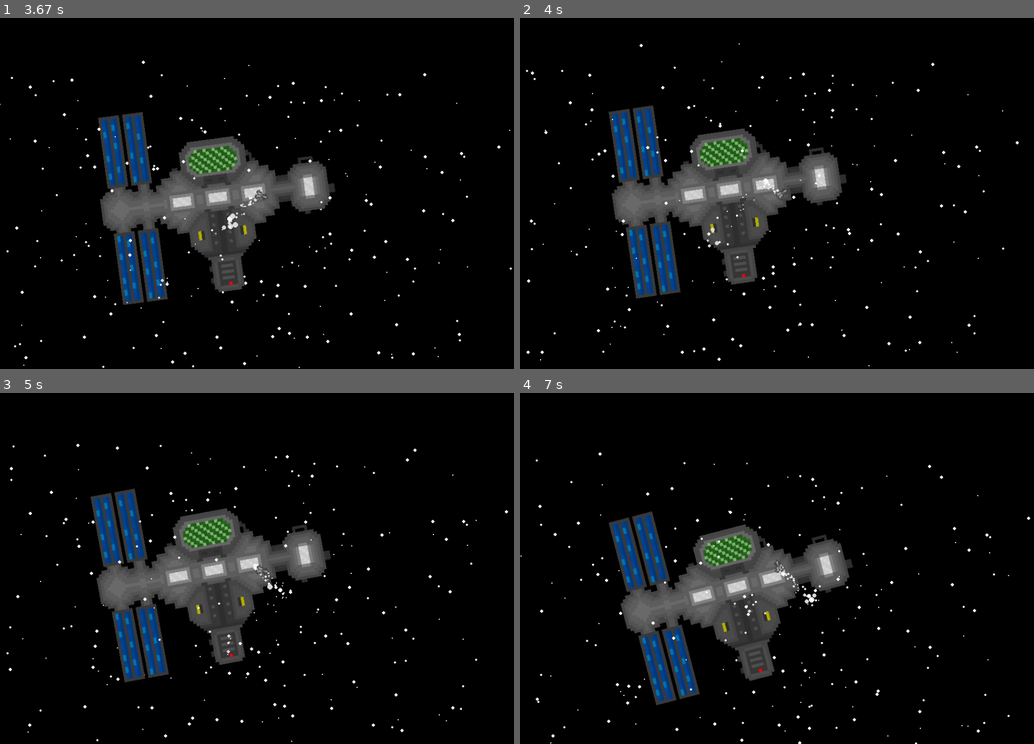
Above: before the commit, frames 1-4 (two rows, left to right).
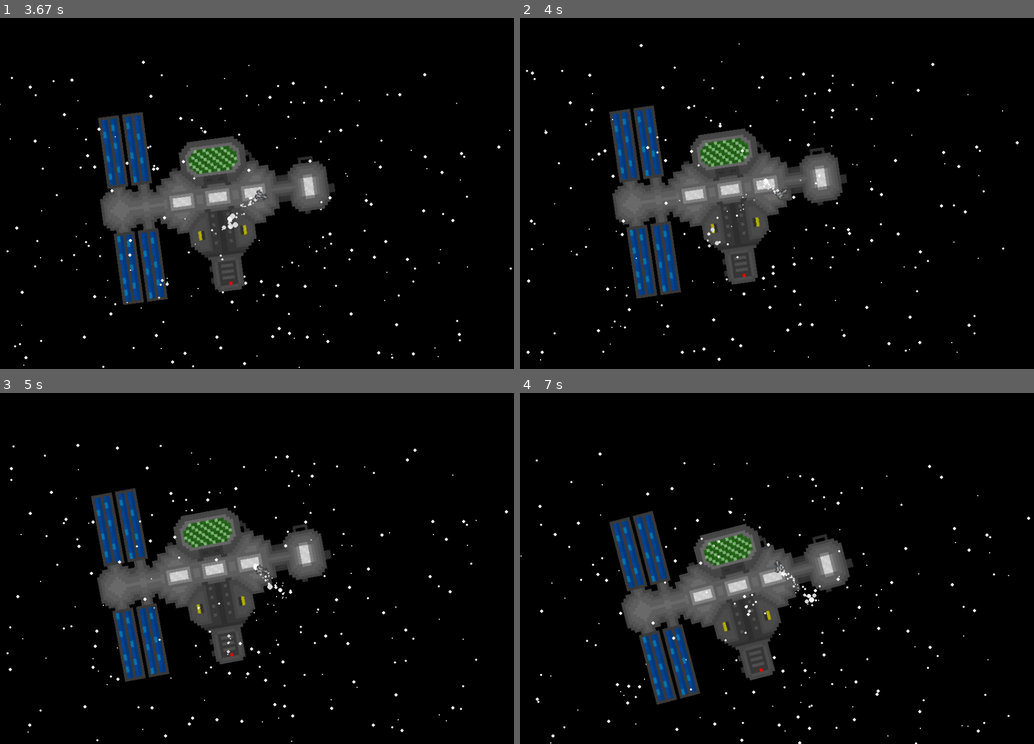
Above: after the commit, the same moments.

Repository: ztdnzunYT/Capstone-Project-2024
Game: pygame game, started from xzplore/xzplore.py
The game is run twice, just before and just after one commit, with the same random seed, the same clock (stepped at 60 frames per second) and the same inputs.
Inputs (mouse positions are in pixels of both pictures, inside the frame that each line leads up to):
- Up to frame 1 (3.67 s): click (257, 193) at 0.38 s; click (308, 270) at 0.72 s; click (447, 316) at 1.05 s; click (133, 123) at 1.38 s; click (262, 232) at 1.75 s; click (390, 249) at 2.25 s; click (390, 161) at 2.58 s; click (442, 165) at 3.08 s; click (436, 263) at 3.65 s
- Up to frame 2 (4 s): click (797, 179) at 3.98 s
- Up to frame 3 (5 s): click (143, 505) at 4.42 s; click (395, 607) at 4.82 s
- Up to frame 4 (7 s): click (694, 456) at 5.48 s; click (956, 564) at 5.88 s; click (679, 484) at 6.38 s; click (746, 463) at 6.88 s

Frame 1 is identical in both runs. In frame 2, 1.1% of the frame differs, in the area x 17-63%, y 24-80%; in frame 3, 1.6%; in frame 4, 1.6%, in the area x 17-65%, y 33-89%.

Commit message:
fixed space station bug

Diff:
--- a/xzplore/xzplore.py
+++ b/xzplore/xzplore.py
@@ -120,8 +120,7 @@
         if mtos_dis >60:
             self.velocity = spaceship.acceleration  +0.4
         else:
-            if spaceship.acceleration ==0:
-                self.velocity = spaceship.acceleration/2
+            self.velocity = spaceship.acceleration/2
 
         if (mouse_pos[0] - spaceship.position[0]) > angle:
             dx = -self.velocity
